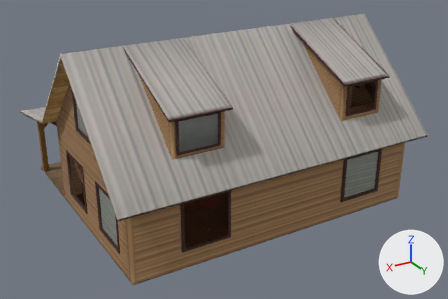
The FBX model Assets/Models/MAP 4/MAP 4.fbx, before and after one commit.
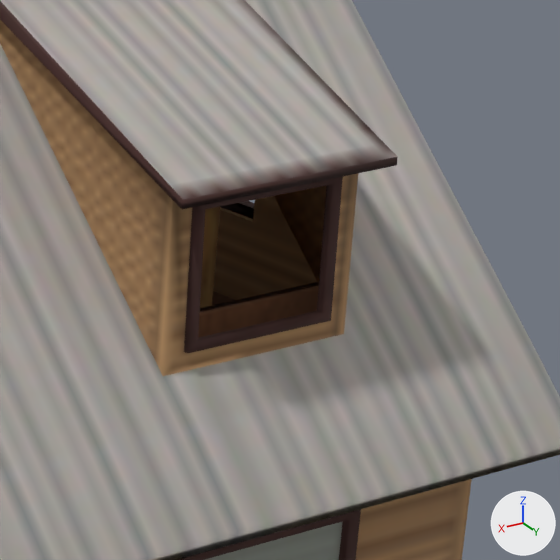
Each version appears first whole from a 50 mm lens placed at (10.82, 18.2, 10.79), pointed at (-0.04, 0.1, 1.74), and next in a close-up on the part from 69% to 95% of the width and 14% to 53% of the height. The lights are fixed; the arrows at lower right show +X, +Y and +Z. The first two pictures are the older version. Where no turn or scale is listed for an object, it has been applied to the vertices. Vertices at exactly the same position are counted once.

Before the edit, the objects in view are built like this:
```python
me_mesh_009 = bpy.data.meshes.new('Mesh.009')
me_mesh_009.from_pydata(...)  # 316 vertices, 288 faces; spans x -5.83..5.83, y -5.62..4.41, z 2.39..6.26
me_mesh_009.materials.append(mat_up_tt)  # picture img_up_tt_base_color_png
me_mesh_013 = bpy.data.meshes.new('Mesh.013')
me_mesh_013.from_pydata(...)  # 152 vertices, 158 faces; spans x -5.19..5.24, y -2.4..3.21, z 0.1..3.7
me_mesh_013.materials.append(mat_furniture_tt)  # picture img_furniture_tt_base_color_png
me_mesh_017 = bpy.data.meshes.new('Mesh.017')
me_mesh_017.from_pydata(...)  # 792 vertices, 732 faces; spans x -5.43..5.39, y -5.65..3.95, z 0.0..6.11
me_mesh_017.materials.append(mat_house_tt)  # picture img_house_tt_base_color_png
ob_house01 = bpy.data.objects.new('House01', me_mesh_017)
ob_house01.location = (0.0, 0.0, 0.0)
ob_up = bpy.data.objects.new('UP', me_mesh_009)
ob_up.location = (0.0, 0.0, 0.0)
ob_upstair = bpy.data.objects.new('Upstair', me_mesh_013)
ob_upstair.location = (0.0, 0.0, 0.0)
# also in view: 'Shelf' at (-3.81, 1.58, 3.94)
```
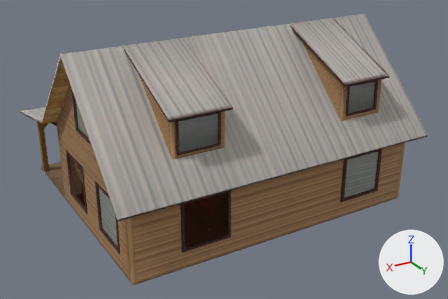
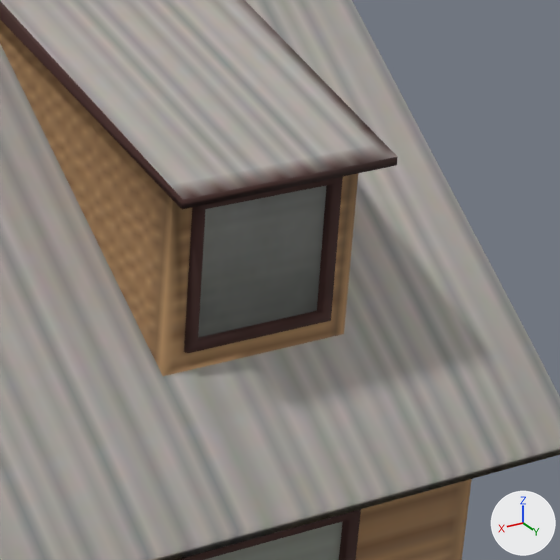
The change, as a list of edits to the scene's bpy script:
```text
Change me_mesh_009:
    used by ob_up; location = (0.0, 0.0, 0.0)
    remove me_mesh_009.from_pydata(...)  # 316 vertices, 288 faces; spans x -5.83..5.83, y -5.62..4.41, z 2.39..6.26
    add me_mesh_009.from_pydata(...)  # 327 vertices, 327 faces; spans x -5.83..5.83, y -5.62..4.41, z 2.39..6.26
    me_mesh_009 part 1
    2 vertices are removed from x 5.33, y -4.76..-2.43, z 2.63..3.07
    4 faces are deleted
    16 vertices in x -5.33..5.33, y -2.43..-2.41, z 2.88..3.07 move by (0.0, 0.06, 0.0)
    13 vertices are added at x -2.66..5.33, y -2.37..1.85, z 3.07..6.11
    43 new faces join them
```

Changed parts and their boxes [x1, y1, x2, y2] in the close-ups (560 x 560 px; the box of a moved part takes in the faces that stretch with it):
part 1 of me_mesh_009, moved or reshaped: after [198, 186, 326, 338]
